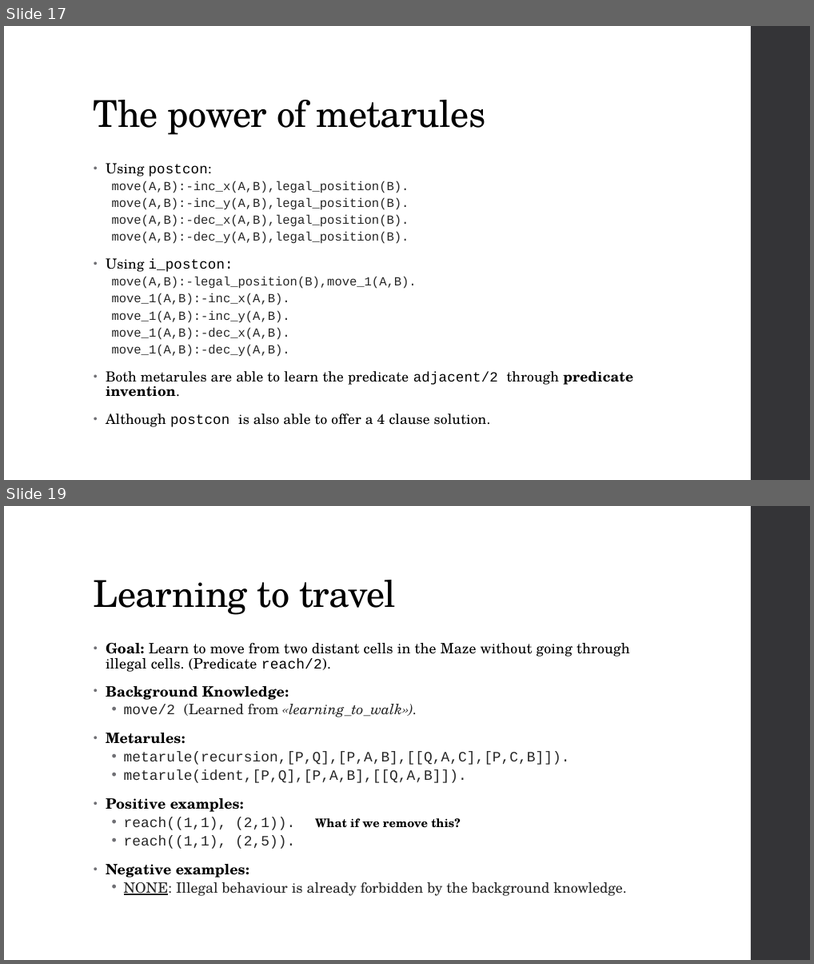
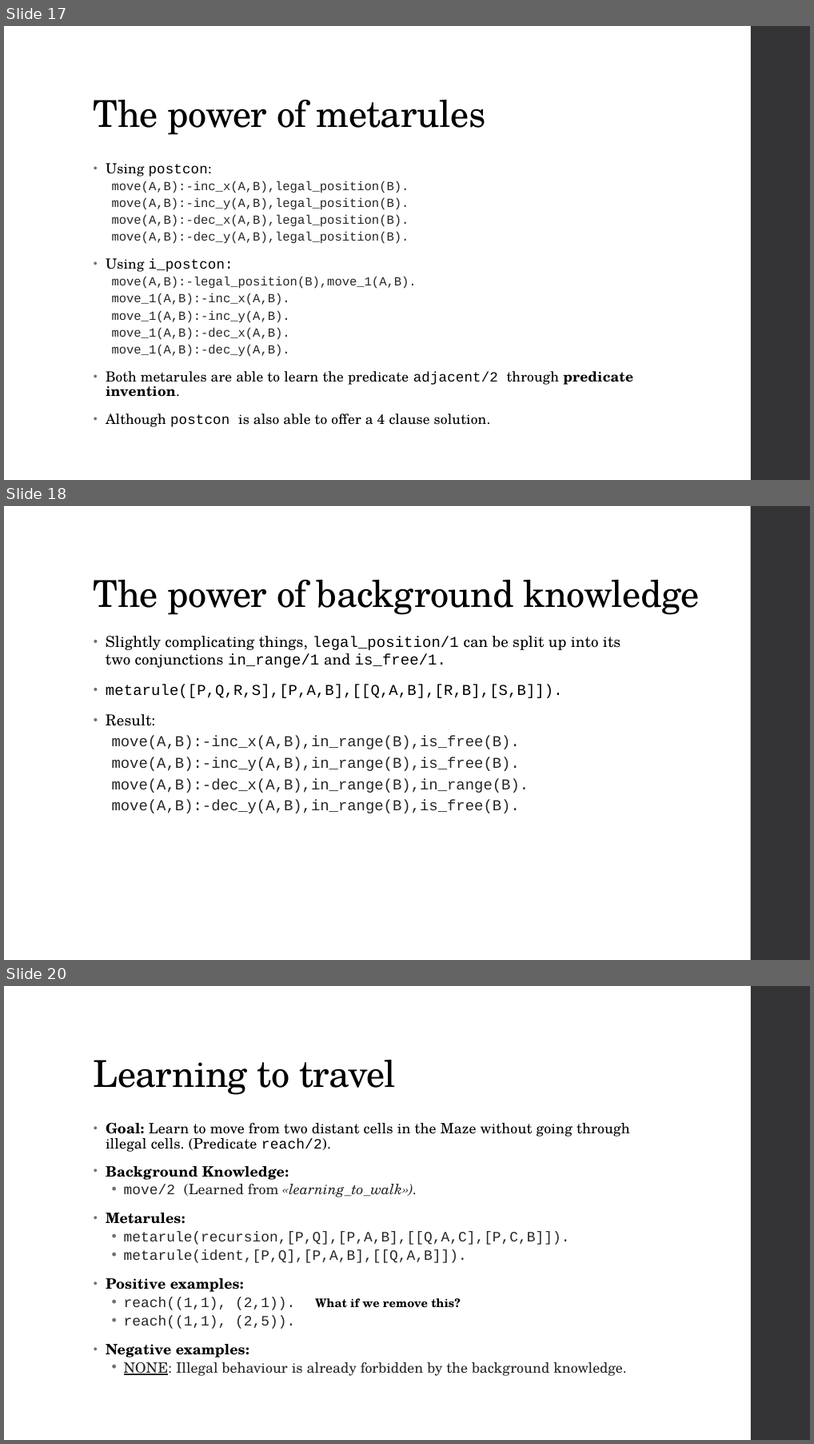
Before and after one commit to Alex-Dell1/ATAI_Maze_Project, a slide deck: ATAI_Presentation.pptx. Shown one above the other, each under a label of ours: slides 17 and 19 before the commit, slides 17, 18 and 20 after it; the slides between them are not shown. The pictures are 814x964 and 814x1444 pixels, drawn with LibreOffice and Linux fonts; fonts in the diff are those of the drawing; background and template pictures are left out. Boxes give left, top, right and bottom in pixels: in the first picture for what was removed or moved away, otherwise in the second. Text is boxed around its words. In the diff, an @@ line names an element or a change of style, - is before the commit and + after.

```diff
--- a/ATAI_Presentation.pptx
+++ b/ATAI_Presentation.pptx
@@ slide 18 added at (4,506,810,960), background picture (left out); not listed: 1 template element that a slide beside it also shows @@
@@ title added at (94,580,699,615), 44 pt, text #000000 @@
+The power of background knowledge
@@ text added at (106,636,621,813), 18 pt, text #262626 @@
+• Slightly complicating things, legal_position/1 can be split up into its two conjunctions in_range/1 and is_free/1.
+• metarule([P,Q,R,S],[P,A,B],[[Q,A,B],[R,B],[S,B]]).
+• Result:
+  move(A,B):-inc_x(A,B),in_range(B),is_free(B).
+  move(A,B):-inc_y(A,B),in_range(B),is_free(B).
+  move(A,B):-dec_x(A,B),in_range(B),in_range(B).
+  move(A,B):-dec_y(A,B),in_range(B),is_free(B).
@@ what was slide 19 is now slide 20 @@
```
Also in this commit, not shown: 3 slides changed.
